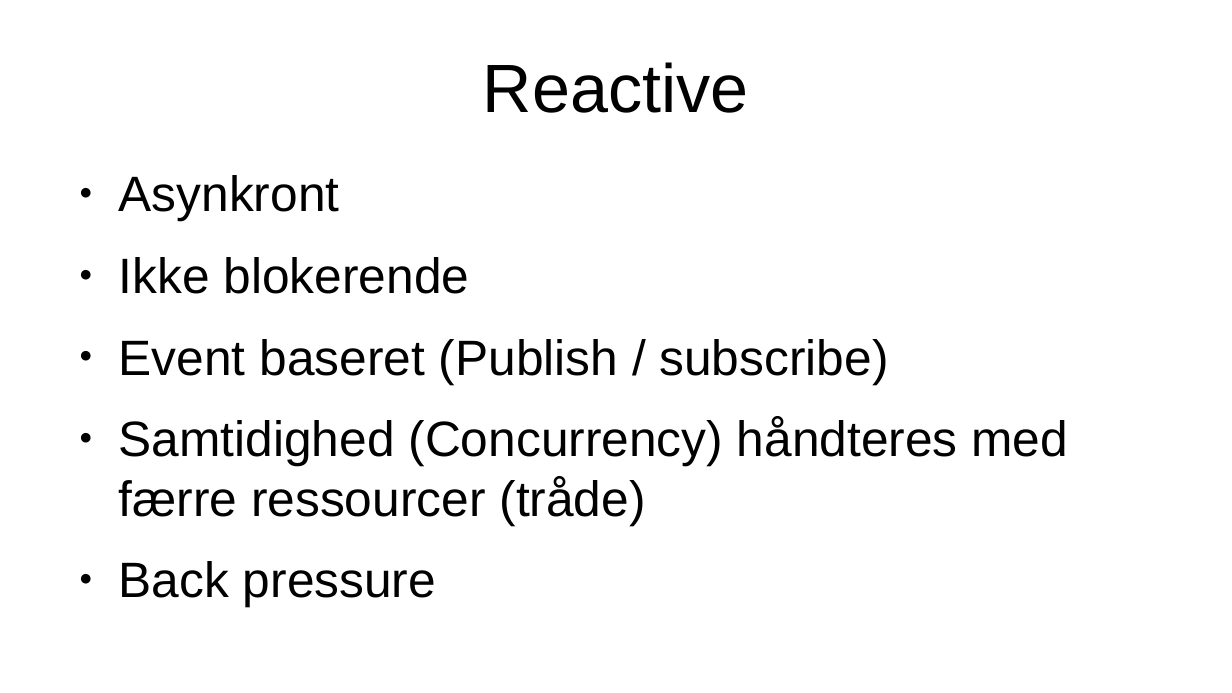
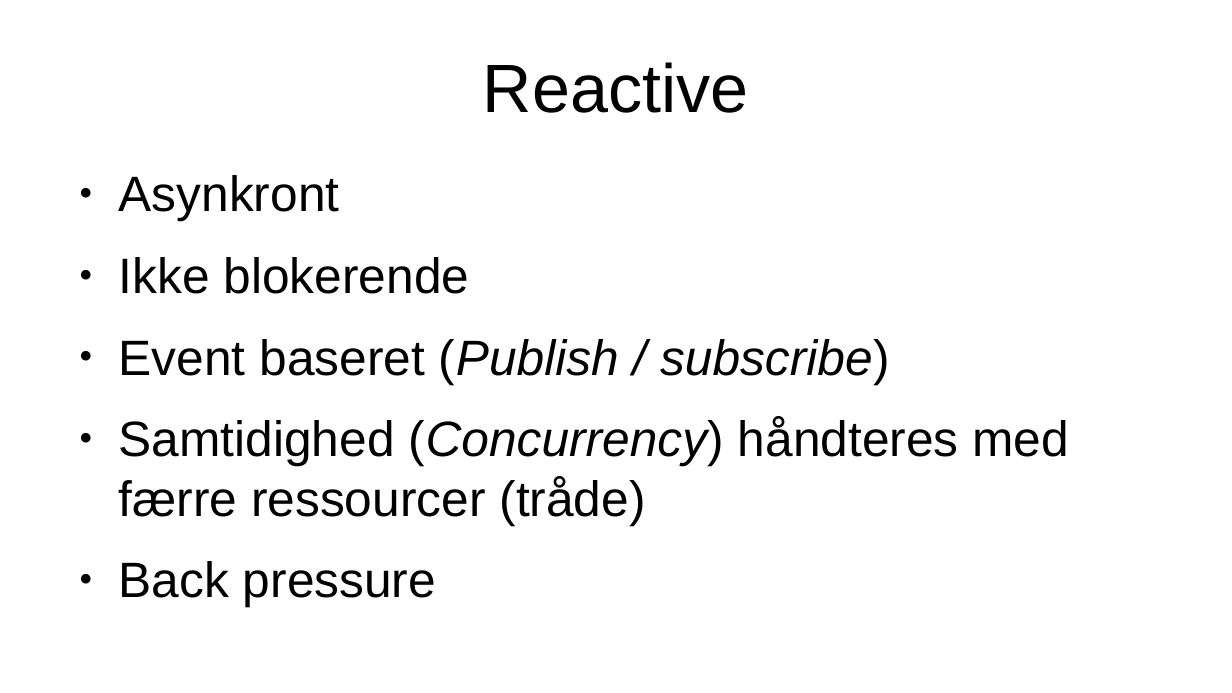
Before and after one commit to piotrskawinski/reactive-demo, a slide deck: slide 4 of docs/Reactive programming.odp (slide 3 before the commit). Drawn at 1232x693 pixels with LibreOffice and Linux fonts; fonts in the diff are those of the drawing. Boxes give left, top, right and bottom in pixels: in the first picture for what was removed or moved away, otherwise in the second. Text is boxed around its words. In the diff, an @@ line names an element or a change of style, - is before the commit and + after.

```diff
--- a/docs/Reactive programming.odp
+++ b/docs/Reactive programming.odp
@@ text at (119,339,1069,525): italic on in "(Publish / subscribe)", "(Concurrency)" @@
```
Also in this commit, not shown: 7 other slides changed, 1 slide added, 3 other files.
